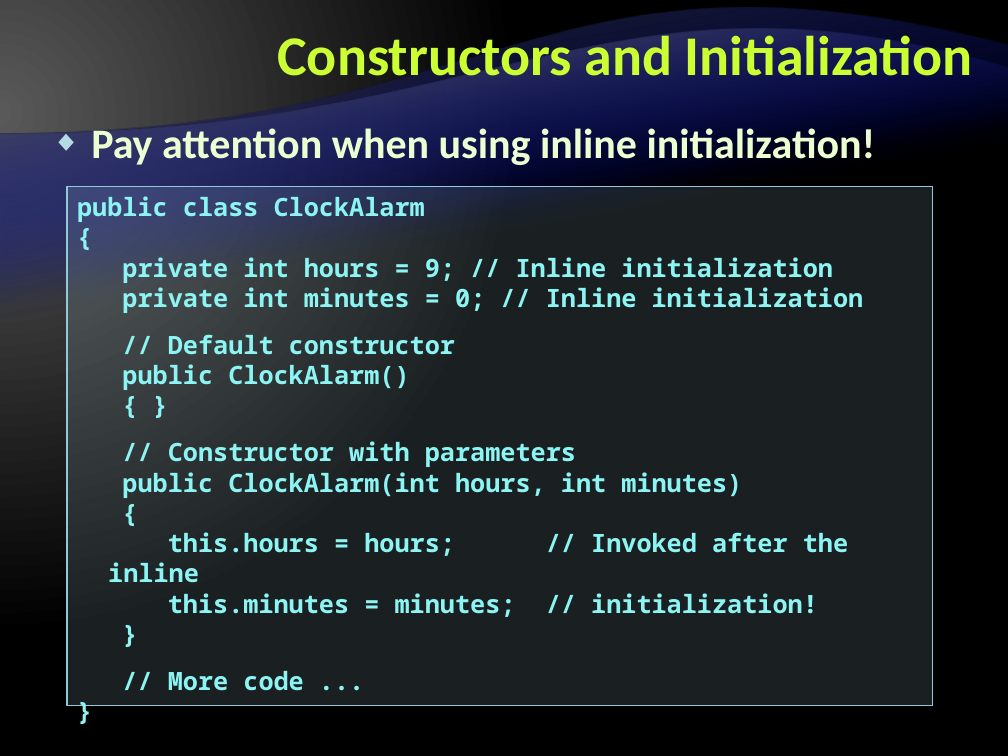
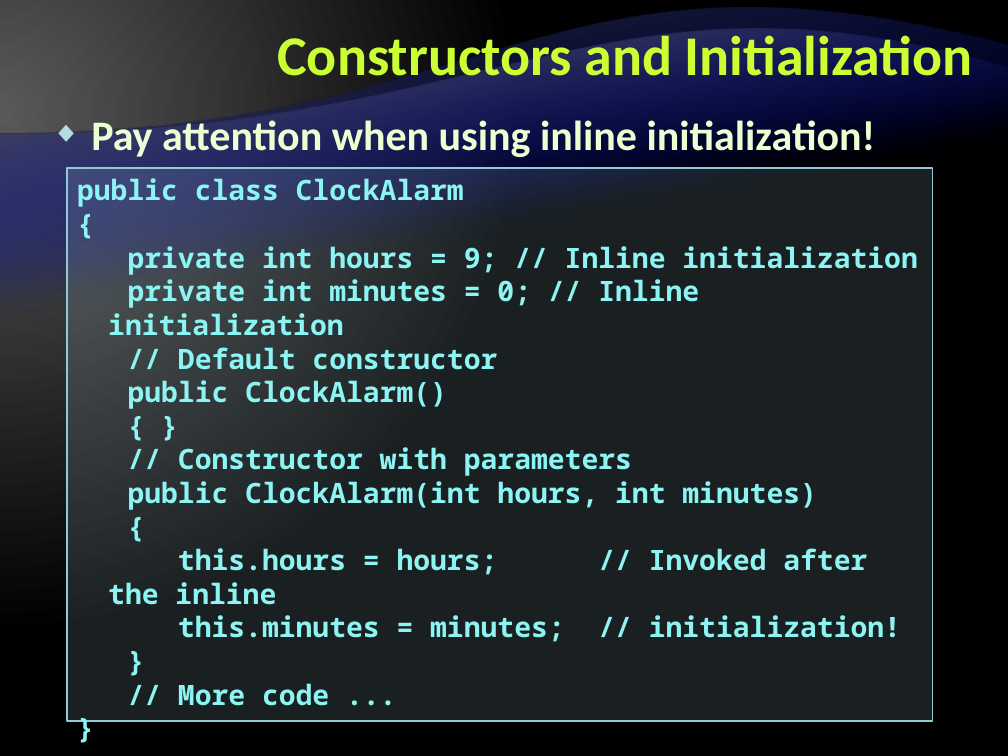
Before and after one commit to Graveheart/aspnetcourse, a slide deck: slide 26 of 2010/lectures/4. Object-Oriented Programming with CSharp.pptx. Drawn at 1008x756 pixels with LibreOffice and Linux fonts; fonts in the diff are those of the drawing; background and template pictures are left out. Boxes give left, top, right and bottom in pixels: in the first picture for what was removed or moved away, otherwise in the second. Text is boxed around its words. In the diff, an @@ line names an element or a change of style, - is before the commit and + after.

```diff
--- a/2010/lectures/4. Object-Oriented Programming with CSharp.pptx
+++ b/2010/lectures/4. Object-Oriented Programming with CSharp.pptx
@@ text "Pay attention when using inline ...": place and size @@
-text "Pay attention when using inline ..." at bbox=[91, 126, 876, 169]
+text "Pay attention when using inline ..." at bbox=[91, 116, 876, 161]
@@ rectangle "public class ClockAlarm": place and size @@
-rectangle "public class ClockAlarm" at bbox=[68, 186, 932, 706]
+rectangle "public class ClockAlarm" at bbox=[68, 168, 932, 722]
@@ rectangle "public class ClockAlarm" at bbox=[68, 168, 932, 722]: size 18 to 20 pt; less space between paragraphs @@
```
Also in this commit, not shown: 54 other slides changed.
